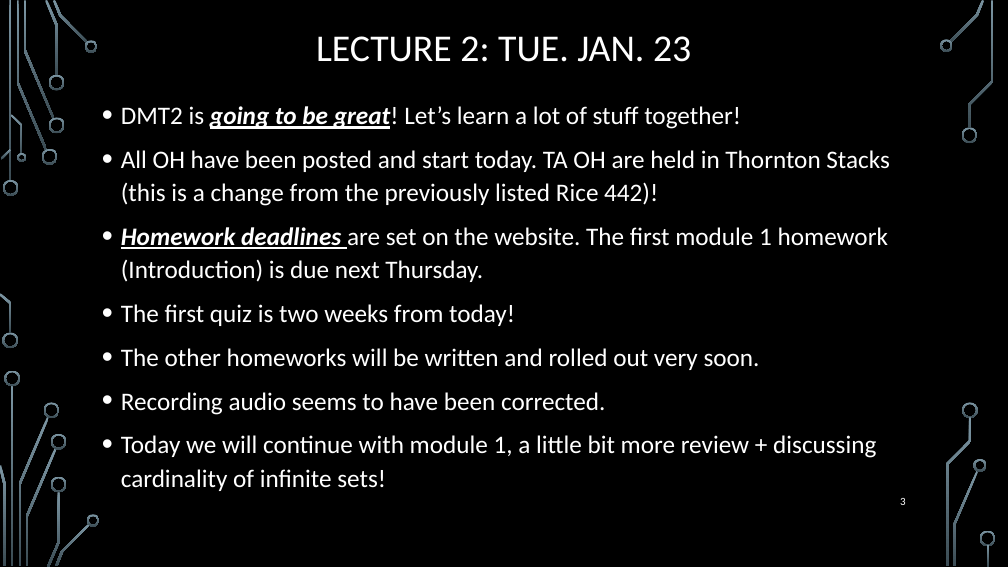
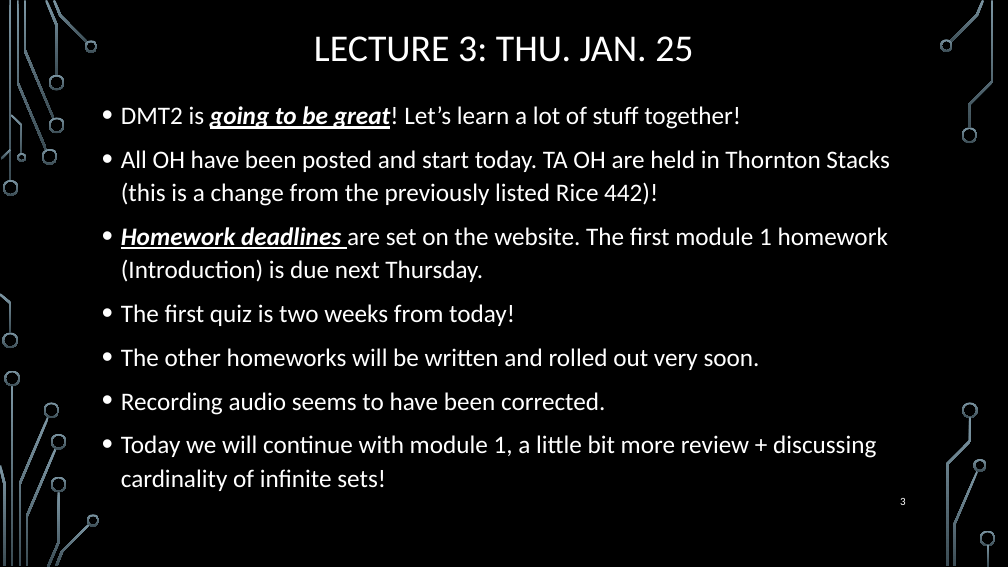
Before and after one commit to markfloryan/dmt2, a slide deck: slide 3 of slides/00-DailyAnnouncements.pptx. Drawn at 1008x567 pixels with LibreOffice and Linux fonts; fonts in the diff are those of the drawing; background and template pictures are left out. Boxes give left, top, right and bottom in pixels: in the first picture for what was removed or moved away, otherwise in the second. Text is boxed around its words. In the diff, an @@ line names an element or a change of style, - is before the commit and + after.

```diff
--- a/slides/00-DailyAnnouncements.pptx
+++ b/slides/00-DailyAnnouncements.pptx
@@ title at <box>314,36,693,62</box>: text changed @@
-LECTURE 2: TUE. JAN. 23
+LECTURE 3: THU. JAN. 25
```
Also in this commit, not shown: 1 slide added, 1 other file.
